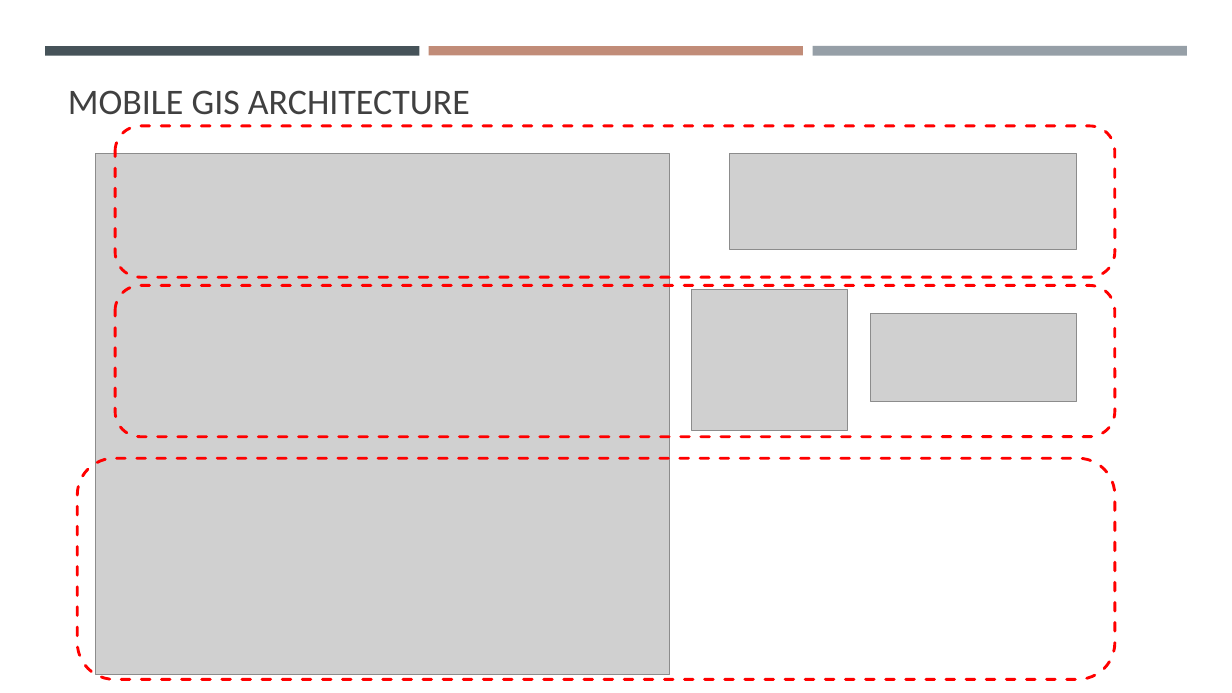
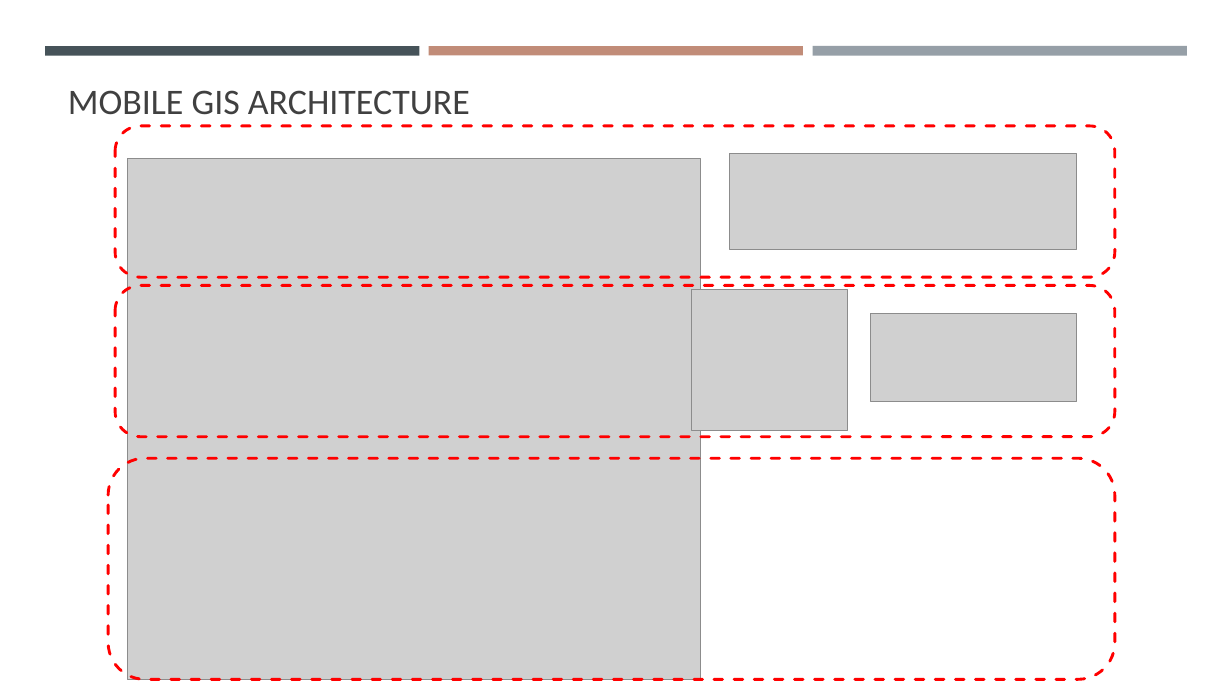
Before and after one commit to gisynw/Field_Techniques, a slide deck: slide 11 of docs/Lectures/Week03/Week03.pptx. Drawn at 1232x693 pixels with LibreOffice and Linux fonts; fonts in the diff are those of the drawing; grey boxes stand for pictures. Boxes give left, top, right and bottom in pixels: in the first picture for what was removed or moved away, otherwise in the second. Text is boxed around its words. In the diff, an @@ line names an element or a change of style, - is before the commit and + after.

```diff
--- a/docs/Lectures/Week03/Week03.pptx
+++ b/docs/Lectures/Week03/Week03.pptx
@@ picture: place and size @@
-picture at box(95, 153, 669, 675)
+picture at box(128, 159, 701, 680)
@@ rounded rectangle: place and size @@
-rounded rectangle at box(78, 458, 1116, 679)
+rounded rectangle at box(108, 458, 1116, 679)
```
Also in this commit, not shown: 3 other slides changed.
